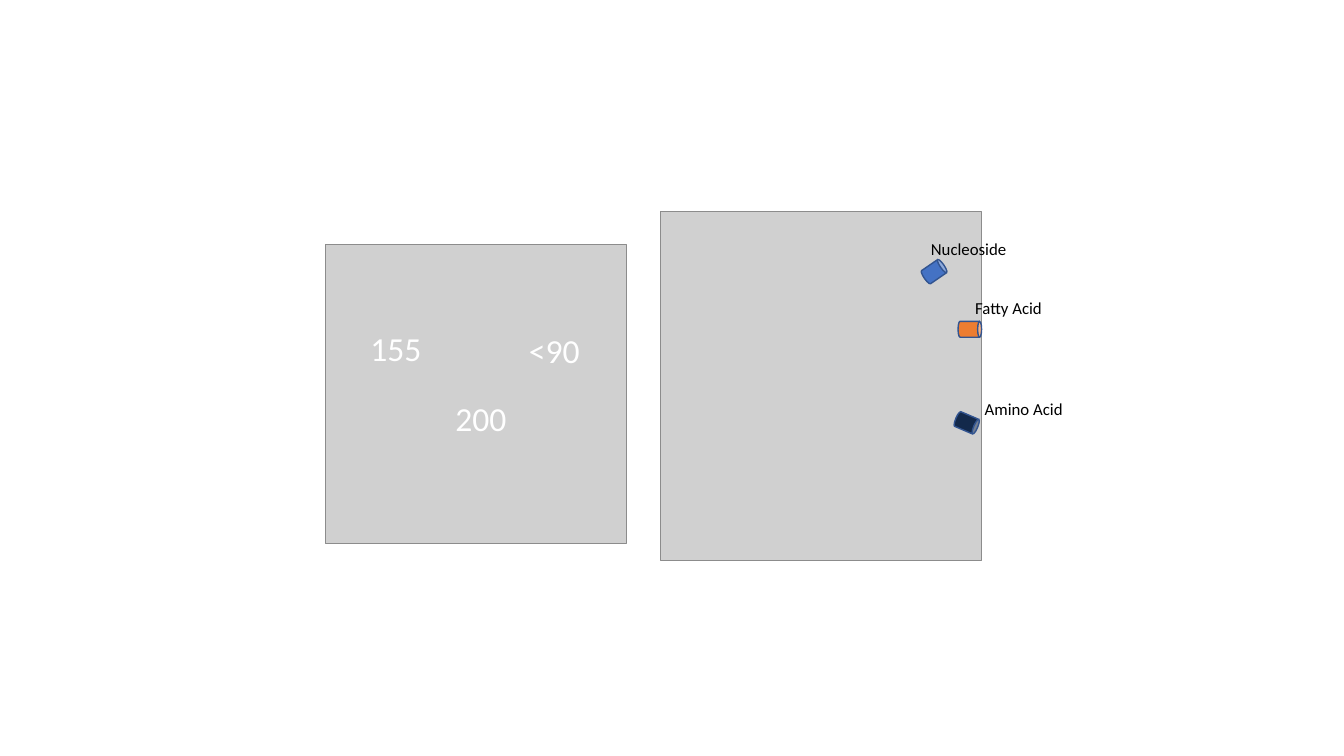
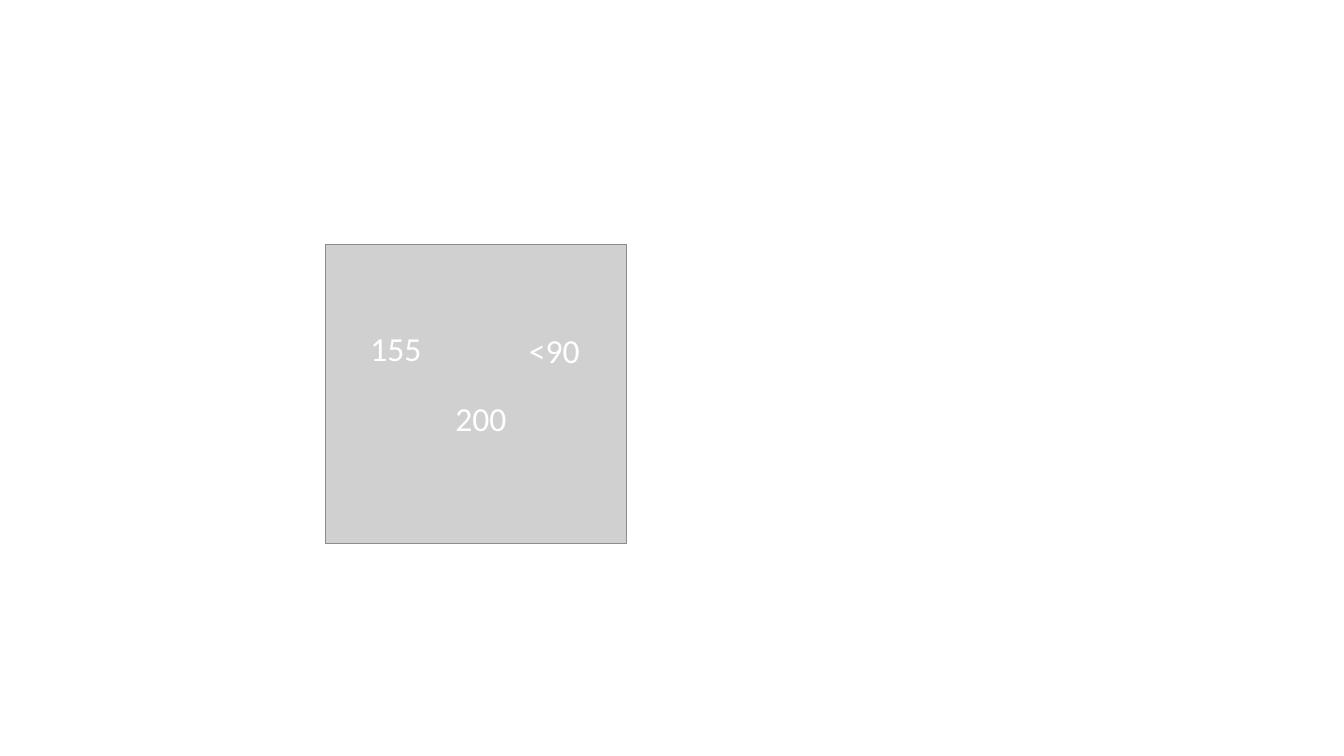
Before and after one commit to Luthey-Schulten-Lab/SummerSchool_2025, a slide deck: slide 4 of CME/figs/figs_WCM/figs_WCM.pptx. Drawn at 1344x756 pixels with LibreOffice and Linux fonts; fonts in the diff are those of the drawing; grey boxes stand for pictures. Boxes give left, top, right and bottom in pixels: in the first picture for what was removed or moved away, otherwise in the second. Text is boxed around its words. In the diff, an @@ line names an element or a change of style, - is before the commit and + after.

```diff
--- a/CME/figs/figs_WCM/figs_WCM.pptx
+++ b/CME/figs/figs_WCM/figs_WCM.pptx
@@ rectangle removed at bbox=[660, 202, 1063, 561] @@
@@ group removed at bbox=[660, 212, 1062, 561]: 3 cylinders, 3 texts, 1 picture @@
-Nucleoside
-Fatty Acid
-Amino Acid
```
Also in this commit, not shown: 1 other slide changed, 2 other files.
